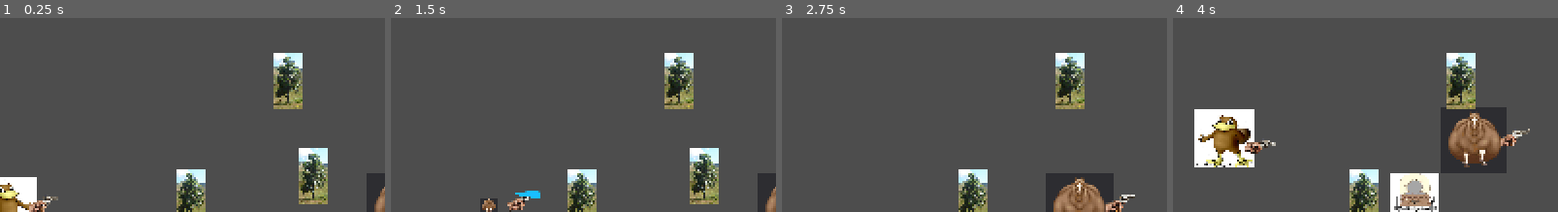
Above: before the commit, frames 1-4 (left to right).
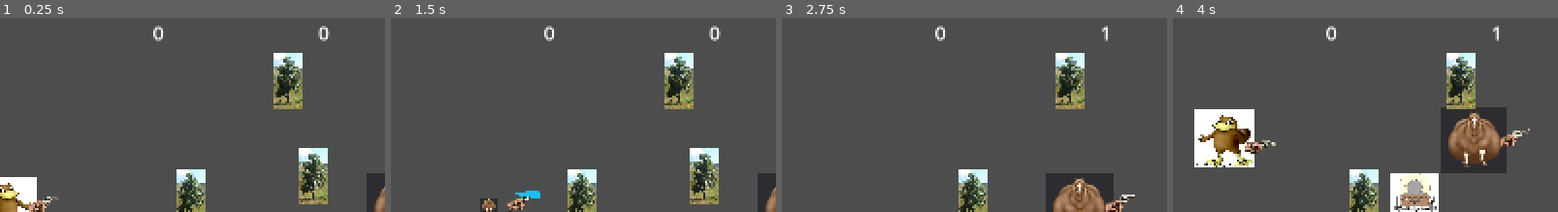
Above: after the commit, the same moments.

Repository: scrr-az/JD_prelim_proj
Game: Godot game, scene res://scenes/level5.tscn
The game is run twice, just before and just after one commit, with the same random seed, the same clock (stepped at 60 frames per second) and the same inputs. This scene is started directly instead of the project's main scene. The engine's default icon, where the game draws it, is replaced by a stand-in: a white triangle on a blue panel in a dark square.
Inputs (mouse positions are % of the whole screen's width and height, from its top left):
- Up to frame 1 (0.25 s): no input
- Up to frame 2 (1.5 s): move the mouse to (72, 45) at 0.52 s; hold D (p1_right) 0.53-1.28 s; click (72, 45) at 0.6 s; move the mouse to (29, 55) at 1.27 s; hold S (p1_down) from 1.28 s (still down); tap Down (p2_down) at 1.35 s
- Up to frame 3 (2.75 s): move the mouse to (60, 28) at 2.02 s; release S (p1_down) at 2.03 s; hold D (p1_right) from 2.03 s (still down); hold Left (p2_left) from 2.03 s (still down)
- Up to frame 4 (4 s): move the mouse to (45, 70) at 2.77 s; release D (p1_right) at 2.78 s; release Left (p2_left) at 2.78 s; hold W (p1_up) 2.78-3.53 s; tap Right (p2_right) at 2.85 s; move the mouse to (80, 65) at 3.52 s; hold A (p1_left) from 3.53 s (still down); hold Up (p2_up) from 3.53 s (still down)
The pictures show only the part of the screen within x 18-68%, y 2-52%; the shares and areas given below are measured in that part.

The runs differ from the first frame. In frame 1, 0.3% of the frame differs, in the area x 39-86%, y 4-12%; in frame 2, 0.3%; in frame 3, 0.2%; in frame 4, 0.2%.

Commit message:
added ui to all levels

Diff:
--- a/scenes/level1.tscn
+++ b/scenes/level1.tscn
@@ -20,7 +20,7 @@
 position = Vector2(2, 0)
 
 [node name="UI" parent="." unique_id=905130245 instance=ExtResource("5_ru4tf")]
-offset_left = -803.0
-offset_top = -419.0
-offset_right = -801.4
-offset_bottom = -419.0
+offset_left = -798.0
+offset_top = -425.0
+offset_right = -798.0
+offset_bottom = -425.0
--- a/scenes/level2.tscn
+++ b/scenes/level2.tscn
@@ -22,7 +22,7 @@
 position = Vector2(95, -259)
 
 [node name="UI" parent="." unique_id=905130245 instance=ExtResource("5_alqfr")]
-offset_left = -816.0
-offset_top = -411.0
-offset_right = -816.0
-offset_bottom = -411.0
+offset_left = -798.0
+offset_top = -425.0
+offset_right = -798.0
+offset_bottom = -425.0
--- a/scenes/level3.tscn
+++ b/scenes/level3.tscn
@@ -4,6 +4,7 @@
 [ext_resource type="PackedScene" uid="uid://dnf42cckajsdu" path="res://scenes/player_1.tscn" id="2_7uttt"]
 [ext_resource type="PackedScene" uid="uid://cldokl1heqw8i" path="res://scenes/walls_n_portals.tscn" id="3_6lxtr"]
 [ext_resource type="PackedScene" uid="uid://cqhgdepuddsbs" path="res://scenes/static_obstacle.tscn" id="4_b72m1"]
+[ext_resource type="PackedScene" uid="uid://bd3sghh1k7mfw" path="res://scenes/ui.tscn" id="5_7uttt"]
 
 [node name="Node2D" type="Node2D" unique_id=106943654]
 
@@ -22,3 +23,9 @@
 
 [node name="Obstacle3" parent="." unique_id=676564054 instance=ExtResource("4_b72m1")]
 position = Vector2(-85, 287)
+
+[node name="UI" parent="." unique_id=905130245 instance=ExtResource("5_7uttt")]
+offset_left = -798.0
+offset_top = -425.0
+offset_right = -796.4
+offset_bottom = -425.0
--- a/scenes/level4.tscn
+++ b/scenes/level4.tscn
@@ -4,6 +4,7 @@
 [ext_resource type="PackedScene" uid="uid://dnf42cckajsdu" path="res://scenes/player_1.tscn" id="2_kq3r6"]
 [ext_resource type="PackedScene" uid="uid://cldokl1heqw8i" path="res://scenes/walls_n_portals.tscn" id="3_im88e"]
 [ext_resource type="PackedScene" uid="uid://cqhgdepuddsbs" path="res://scenes/static_obstacle.tscn" id="4_vxn4p"]
+[ext_resource type="PackedScene" uid="uid://bd3sghh1k7mfw" path="res://scenes/ui.tscn" id="5_kq3r6"]
 
 [node name="Node2D" type="Node2D" unique_id=106943654]
 
@@ -25,3 +26,9 @@
 
 [node name="Obstacle4" parent="." unique_id=1751651958 instance=ExtResource("4_vxn4p")]
 position = Vector2(114, 231)
+
+[node name="UI" parent="." unique_id=905130245 instance=ExtResource("5_kq3r6")]
+offset_left = -798.0
+offset_top = -425.0
+offset_right = -796.4
+offset_bottom = -425.0
--- a/scenes/level5.tscn
+++ b/scenes/level5.tscn
@@ -5,6 +5,7 @@
 [ext_resource type="PackedScene" uid="uid://cldokl1heqw8i" path="res://scenes/walls_n_portals.tscn" id="3_fkit3"]
 [ext_resource type="PackedScene" uid="uid://cqhgdepuddsbs" path="res://scenes/static_obstacle.tscn" id="4_76aq6"]
 [ext_resource type="PackedScene" uid="uid://bledd41ugl8i3" path="res://scenes/moving_obstacle.tscn" id="5_8s0yo"]
+[ext_resource type="PackedScene" uid="uid://bd3sghh1k7mfw" path="res://scenes/ui.tscn" id="6_fkit3"]
 
 [node name="Node2D" type="Node2D" unique_id=106943654]
 
@@ -32,3 +33,9 @@
 position = Vector2(147, -61)
 
 [node name="MovingObstacle" parent="." unique_id=83186563 instance=ExtResource("5_8s0yo")]
+
+[node name="UI" parent="MovingObstacle" unique_id=905130245 instance=ExtResource("6_fkit3")]
+offset_left = -798.0
+offset_top = -425.0
+offset_right = -796.4
+offset_bottom = -425.0
--- a/scenes/level6.tscn
+++ b/scenes/level6.tscn
@@ -5,6 +5,7 @@
 [ext_resource type="PackedScene" uid="uid://cldokl1heqw8i" path="res://scenes/walls_n_portals.tscn" id="3_jaibq"]
 [ext_resource type="PackedScene" uid="uid://cqhgdepuddsbs" path="res://scenes/static_obstacle.tscn" id="4_3qbet"]
 [ext_resource type="PackedScene" uid="uid://bledd41ugl8i3" path="res://scenes/moving_obstacle.tscn" id="5_6p2dx"]
+[ext_resource type="PackedScene" uid="uid://bd3sghh1k7mfw" path="res://scenes/ui.tscn" id="6_utlmm"]
 
 [node name="Node2D" type="Node2D" unique_id=106943654]
 
@@ -29,3 +30,9 @@
 position = Vector2(114, 231)
 
 [node name="MovingObstacle" parent="." unique_id=83186563 instance=ExtResource("5_6p2dx")]
+
+[node name="UI" parent="." unique_id=905130245 instance=ExtResource("6_utlmm")]
+offset_left = -798.0
+offset_top = -425.0
+offset_right = -796.4
+offset_bottom = -425.0
--- a/scenes/moving_obstacle.tscn
+++ b/scenes/moving_obstacle.tscn
@@ -18,6 +18,7 @@
 [node name="PathFollow2D" type="PathFollow2D" parent="." unique_id=824608594]
 position = Vector2(-1, 428)
 rotation = -1.5707964
+rotates = false
 
 [node name="StaticBody2D" type="StaticBody2D" parent="PathFollow2D" unique_id=59788971 groups=["obstacle"]]
 collision_layer = 8
--- a/scenes/ui.tscn
+++ b/scenes/ui.tscn
@@ -19,20 +19,19 @@
 [node name="PointsPlayer1" type="Label" parent="." unique_id=1424037018]
 layout_mode = 0
 offset_left = 613.0
-offset_top = 42.0
+offset_top = 40.0
 offset_right = 653.0
-offset_bottom = 65.0
+offset_bottom = 95.0
+offset_transform_position = Vector2(-2.185, 0)
 theme_override_font_sizes/font_size = 40
-text = "0"
 
 [node name="PointsPlayer2" type="Label" parent="." unique_id=713454456]
 layout_mode = 0
-offset_left = 955.0
-offset_top = 43.0
-offset_right = 995.0
-offset_bottom = 98.0
+offset_left = 954.0
+offset_top = 40.0
+offset_right = 994.0
+offset_bottom = 95.0
 theme_override_font_sizes/font_size = 40
-text = "0"
 
 [node name="TimeLeft" type="Label" parent="." unique_id=1962132772]
 layout_mode = 0
